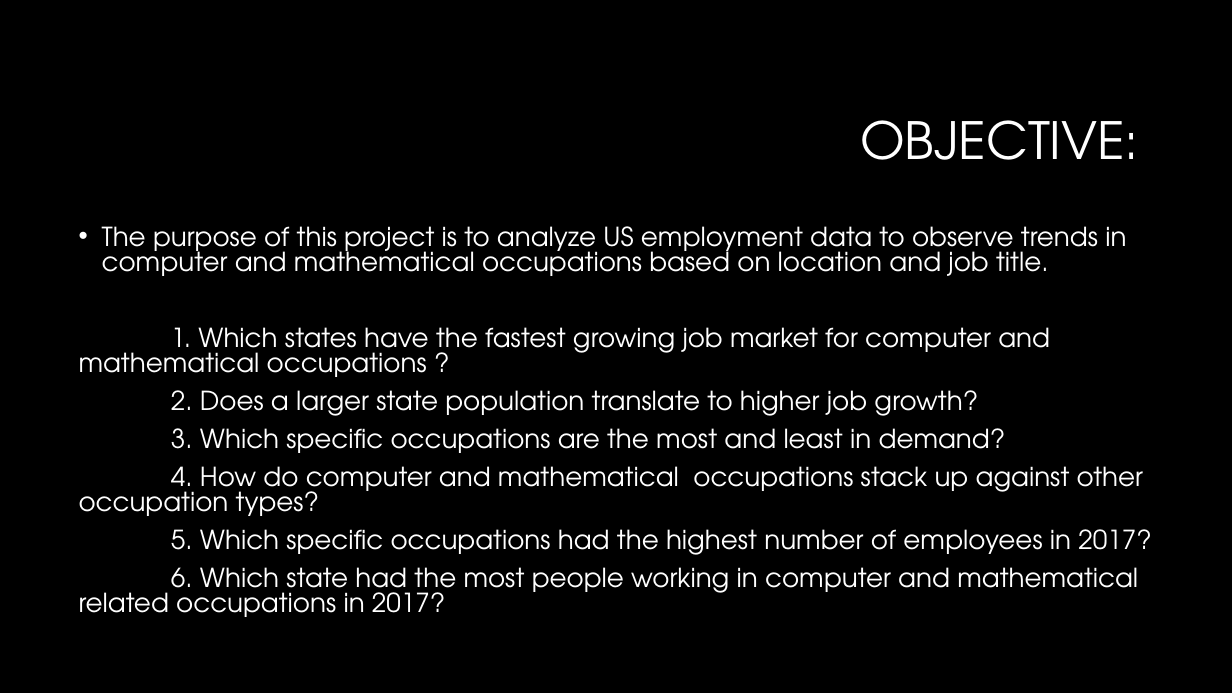
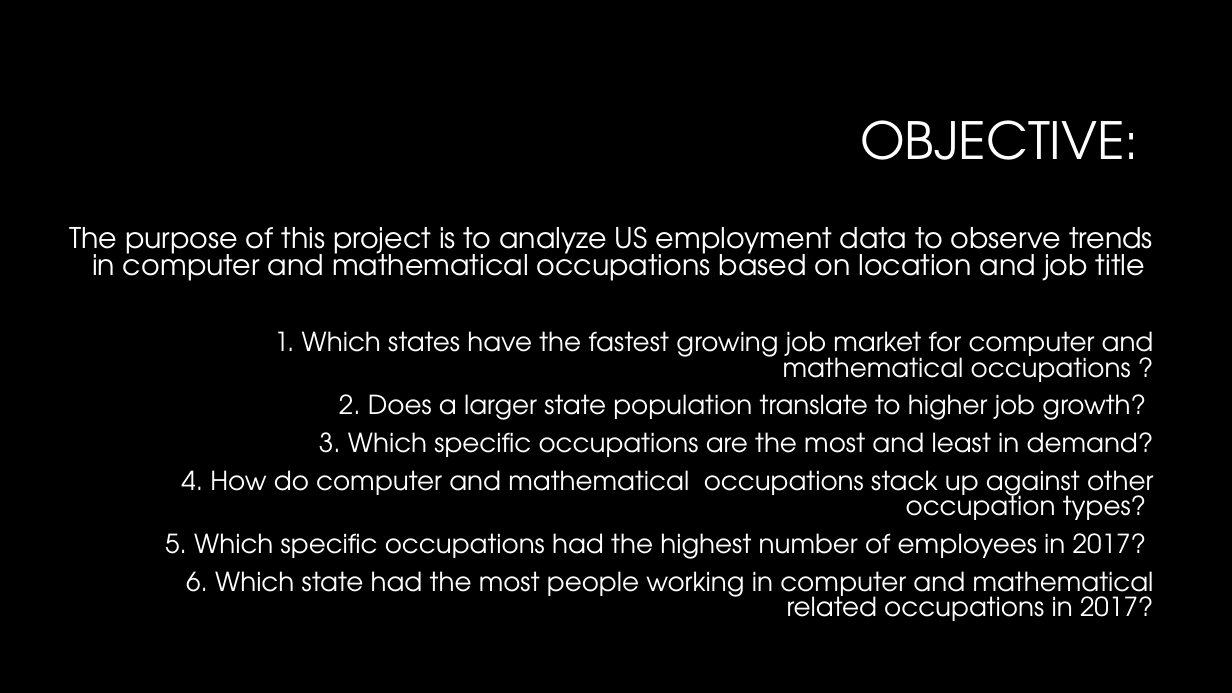
Before and after one commit to WCW789/Project1, a slide deck: slide 2 of Group_5_Presentation.pptx. Drawn at 1232x693 pixels with LibreOffice and Linux fonts; fonts in the diff are those of the drawing; background and template pictures are left out. Boxes give left, top, right and bottom in pixels: in the first picture for what was removed or moved away, otherwise in the second. Text is boxed around its words. In the diff, an @@ line names an element or a change of style, - is before the commit and + after.

```diff
--- a/Group_5_Presentation.pptx
+++ b/Group_5_Presentation.pptx
@@ text "The purpose of this project ...": place and size @@
-text "The purpose of this project ..." at <box>79,226,1151,617</box>
+text "The purpose of this project ..." at <box>69,226,1154,621</box>
@@ text at <box>69,226,1153,281</box>: text changed; size 20.4 to 22.2 pt @@
-• The purpose of this project is to analyze US employment data to observe trends in computer and mathematical occupations based on location and job title.
+The purpose of this project is to analyze US employment data to observe trends in computer and mathematical occupations based on location and job title
@@ text at <box>165,331,1154,621</box>: alignment left to right @@
```
Also in this commit, not shown: 9 other slides changed, 1 slide added, 1 other file.
